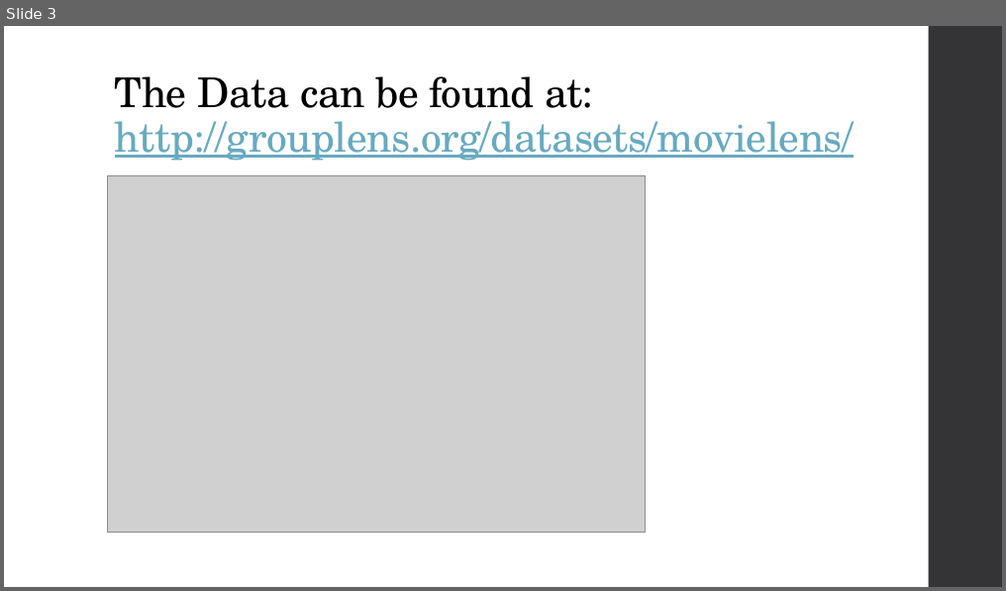
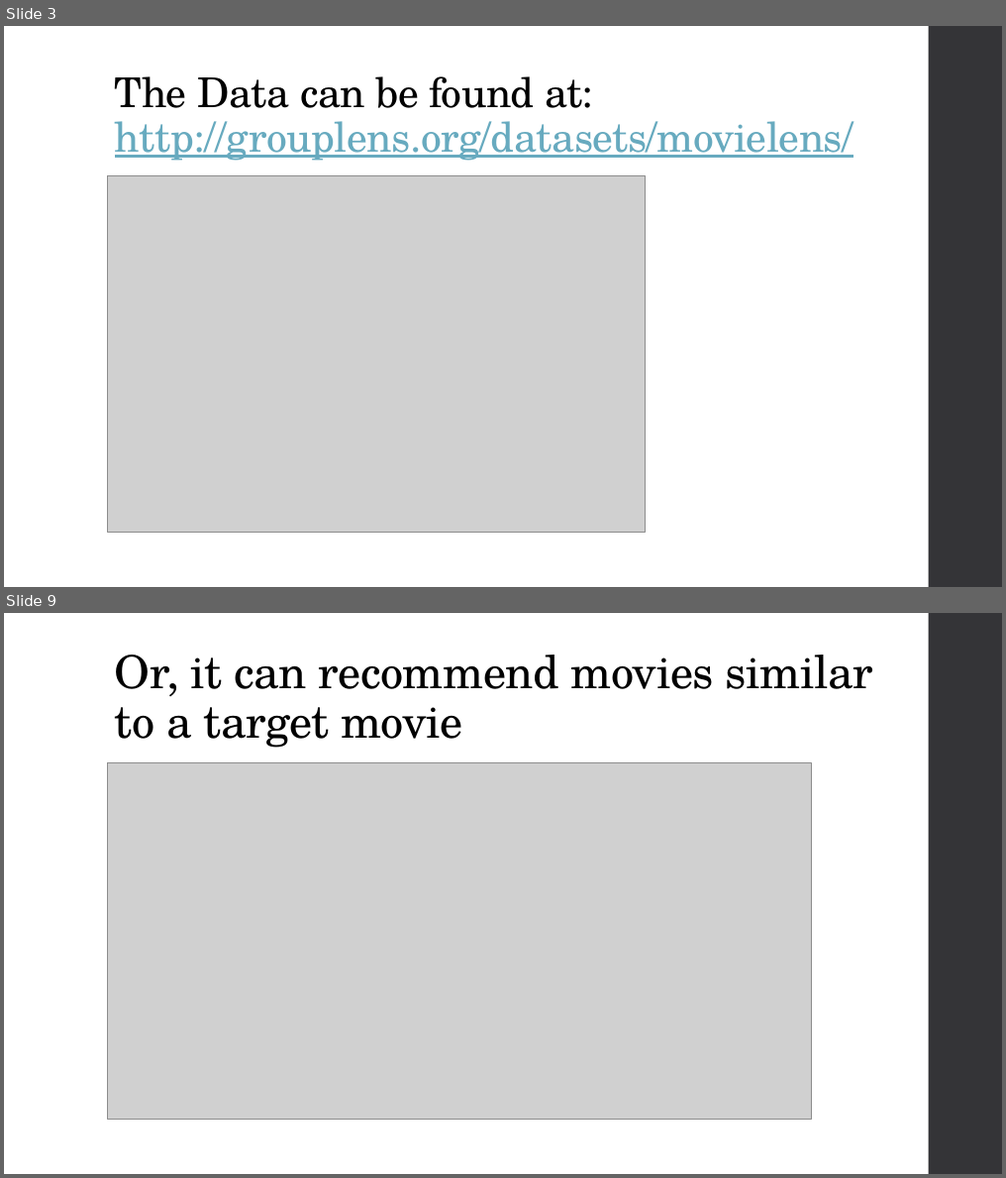
Before and after one commit to SomilB/Data-Science-Intensive---Capstone-Project, a slide deck: Capstone Presentation.pptx. Shown one above the other, each under a label of ours: slide 3 before the commit, slides 3 and 9 after it; the slides between them are not shown. The pictures are 1006x591 and 1006x1178 pixels, drawn with LibreOffice and Linux fonts; fonts in the diff are those of the drawing; grey boxes stand for pictures. Boxes give left, top, right and bottom in pixels: in the first picture for what was removed or moved away, otherwise in the second. Text is boxed around its words. In the diff, an @@ line names an element or a change of style, - is before the commit and + after.

```diff
--- a/Capstone Presentation.pptx
+++ b/Capstone Presentation.pptx
@@ slide 9 added at <box>4,613,1002,1174</box>, background #FFFFFF; not listed: 1 template element that a slide beside it also shows @@
@@ title added at <box>115,655,873,748</box>, 44 pt, text #000000 @@
+Or, it can recommend movies similar to a target movie
@@ picture added at <box>107,762,811,1119</box> @@
```
Also in this commit, not shown: 7 slides changed, 9 other slides added, 2 slides removed.
